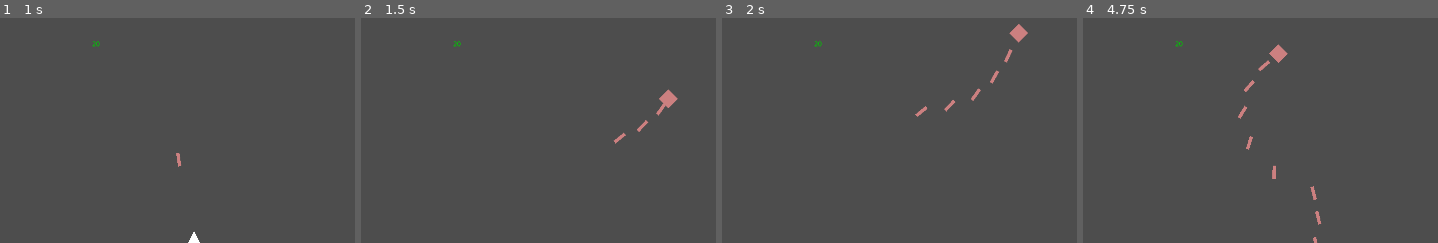
Above: before the commit, frames 1-4 (left to right).
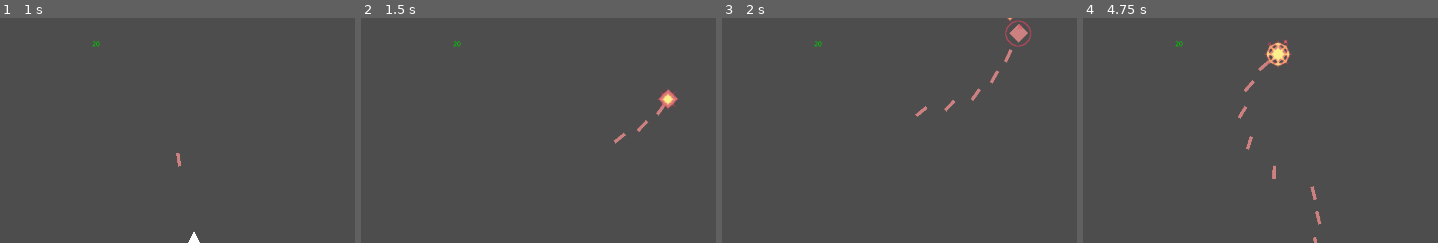
Above: after the commit, the same moments.

Repository: SytonK/DodgeMaster
Game: Godot game, scene res://src/levels/sandbox/sandbox.tscn
Two runs of this game, one before a commit and one after it. Both use one fixed random seed, a clock stepped at 60 frames per second and the inputs below. This scene is started directly instead of the project's main scene.
Inputs:
- Up to frame 1 (1 s): tap Enter at 0.5 s; hold Right (move_right) from 0.53 s (still down)
- Up to frame 2 (1.5 s): release Right (move_right) at 1.28 s; hold Down (move_down) from 1.28 s (still down)
- Up to frame 3 (2 s): keep holding Down (move_down)
- Up to frame 4 (4.75 s): release Down (move_down) at 2.03 s; hold Right (move_right) 2.03-2.78 s; hold Up (move_up) 2.78-3.53 s; hold Left (move_left) from 3.53 s (still down)
The pictures show only the part of the screen within x 42-92%, y 0-50%; the shares and areas given below are measured in that part.

Frame 1 is identical in both runs. In frame 2, 0.2% of the frame differs, in the area x 83-90%, y 31-41%; in frame 3, 0.2%; in frame 4, 0.5%, in the area x 50-59%, y 9-23%.

Commit message:
add tower fire bullet effect

Diff:
--- a/src/enemies/towers/target player tower/target_player_tower.gd
+++ b/src/enemies/towers/target player tower/target_player_tower.gd
@@ -33,6 +33,7 @@
 		0.8 - projectile.speed * SHOOT_COLOR_MODDLATE_FACTOR,
 		0.8 - projectile.speed * SHOOT_COLOR_MODDLATE_FACTOR)
 	projectile.max_distance_from_axis = max_distance_from_axis
+	animation_player.play('fire_bullet')
 
 
 func _on_set_disable(new_val: bool) -> void:
--- a/src/enemies/towers/target player tower/target_player_tower.tscn
+++ b/src/enemies/towers/target player tower/target_player_tower.tscn
@@ -6,6 +6,7 @@
 [ext_resource type="PackedScene" uid="uid://4nwv51twnheo" path="res://src/enemies attacks/projectiels/projectile.tscn" id="3_w3phn"]
 [ext_resource type="AudioStream" uid="uid://c27uq2oqxxumq" path="res://assets/sounds/sound effects/assemble.mp3" id="5_6yykq"]
 [ext_resource type="Texture2D" uid="uid://boaacnc3i3se5" path="res://assets/effects/build_tower_effect.png" id="6_vkqqo"]
+[ext_resource type="Texture2D" uid="uid://bkdg7i21gdt01" path="res://assets/effects/on_fire_animation.png" id="7_mb3p0"]
 
 [sub_resource type="RectangleShape2D" id="RectangleShape2D_53b61"]
 size = Vector2(32, 32)
@@ -17,26 +18,62 @@
 tracks/0/type = "value"
 tracks/0/imported = false
 tracks/0/enabled = true
-tracks/0/path = NodePath("EffectSprite:frame")
+tracks/0/path = NodePath("EffectSprite:texture")
 tracks/0/interp = 1
 tracks/0/loop_wrap = true
 tracks/0/keys = {
-"times": PackedFloat32Array(0, 0.05, 0.1, 0.15, 0.2, 0.25, 0.3, 0.35, 0.4, 0.45, 0.5, 0.55),
-"transitions": PackedFloat32Array(1, 1, 1, 1, 1, 1, 1, 1, 1, 1, 1, 1),
-"update": 1,
-"values": [0, 1, 2, 3, 4, 5, 6, 7, 8, 9, 10, 11]
+"times": PackedFloat32Array(0),
+"transitions": PackedFloat32Array(1),
+"update": 1,
+"values": [ExtResource("6_vkqqo")]
 }
 tracks/1/type = "value"
 tracks/1/imported = false
 tracks/1/enabled = true
-tracks/1/path = NodePath("EffectSprite:visible")
+tracks/1/path = NodePath("EffectSprite:frame")
 tracks/1/interp = 1
 tracks/1/loop_wrap = true
 tracks/1/keys = {
+"times": PackedFloat32Array(0, 0.05, 0.1, 0.15, 0.2, 0.25, 0.3, 0.35, 0.4, 0.45, 0.5, 0.55, 0.6),
+"transitions": PackedFloat32Array(1, 1, 1, 1, 1, 1, 1, 1, 1, 1, 1, 1, 1),
+"update": 1,
+"values": [0, 1, 2, 3, 4, 5, 6, 7, 8, 9, 10, 11, 0]
+}
+tracks/2/type = "value"
+tracks/2/imported = false
+tracks/2/enabled = true
+tracks/2/path = NodePath("EffectSprite:visible")
+tracks/2/interp = 1
+tracks/2/loop_wrap = true
+tracks/2/keys = {
 "times": PackedFloat32Array(0, 0.6),
 "transitions": PackedFloat32Array(1, 1),
 "update": 1,
 "values": [true, false]
+}
+tracks/3/type = "value"
+tracks/3/imported = false
+tracks/3/enabled = true
+tracks/3/path = NodePath("EffectSprite:vframes")
+tracks/3/interp = 1
+tracks/3/loop_wrap = true
+tracks/3/keys = {
+"times": PackedFloat32Array(0),
+"transitions": PackedFloat32Array(1),
+"update": 1,
+"values": [2]
+}
+tracks/4/type = "value"
+tracks/4/imported = false
+tracks/4/enabled = true
+tracks/4/path = NodePath("EffectSprite:hframes")
+tracks/4/interp = 1
+tracks/4/loop_wrap = true
+tracks/4/keys = {
+"times": PackedFloat32Array(0),
+"transitions": PackedFloat32Array(1),
+"update": 1,
+"values": [6]
 }
 
 [sub_resource type="Animation" id="Animation_y2jj7"]
@@ -53,11 +90,113 @@
 "update": 1,
 "values": [0]
 }
+tracks/1/type = "value"
+tracks/1/imported = false
+tracks/1/enabled = true
+tracks/1/path = NodePath("EffectSprite:texture")
+tracks/1/interp = 1
+tracks/1/loop_wrap = true
+tracks/1/keys = {
+"times": PackedFloat32Array(0),
+"transitions": PackedFloat32Array(1),
+"update": 1,
+"values": [ExtResource("6_vkqqo")]
+}
+tracks/2/type = "value"
+tracks/2/imported = false
+tracks/2/enabled = true
+tracks/2/path = NodePath("EffectSprite:vframes")
+tracks/2/interp = 1
+tracks/2/loop_wrap = true
+tracks/2/keys = {
+"times": PackedFloat32Array(0),
+"transitions": PackedFloat32Array(1),
+"update": 1,
+"values": [2]
+}
+tracks/3/type = "value"
+tracks/3/imported = false
+tracks/3/enabled = true
+tracks/3/path = NodePath("EffectSprite:hframes")
+tracks/3/interp = 1
+tracks/3/loop_wrap = true
+tracks/3/keys = {
+"times": PackedFloat32Array(0),
+"transitions": PackedFloat32Array(1),
+"update": 1,
+"values": [6]
+}
+
+[sub_resource type="Animation" id="Animation_cgg4n"]
+resource_name = "fire_bullet"
+length = 0.25
+step = 0.05
+tracks/0/type = "value"
+tracks/0/imported = false
+tracks/0/enabled = true
+tracks/0/path = NodePath("EffectSprite:texture")
+tracks/0/interp = 1
+tracks/0/loop_wrap = true
+tracks/0/keys = {
+"times": PackedFloat32Array(0),
+"transitions": PackedFloat32Array(1),
+"update": 1,
+"values": [ExtResource("7_mb3p0")]
+}
+tracks/1/type = "value"
+tracks/1/imported = false
+tracks/1/enabled = true
+tracks/1/path = NodePath("EffectSprite:frame")
+tracks/1/interp = 1
+tracks/1/loop_wrap = true
+tracks/1/keys = {
+"times": PackedFloat32Array(0, 0.05, 0.1, 0.15, 0.2, 0.25),
+"transitions": PackedFloat32Array(1, 1, 1, 1, 1, 1),
+"update": 1,
+"values": [0, 1, 2, 3, 4, 0]
+}
+tracks/2/type = "value"
+tracks/2/imported = false
+tracks/2/enabled = true
+tracks/2/path = NodePath("EffectSprite:visible")
+tracks/2/interp = 1
+tracks/2/loop_wrap = true
+tracks/2/keys = {
+"times": PackedFloat32Array(0, 0.25),
+"transitions": PackedFloat32Array(1, 1),
+"update": 1,
+"values": [true, false]
+}
+tracks/3/type = "value"
+tracks/3/imported = false
+tracks/3/enabled = true
+tracks/3/path = NodePath("EffectSprite:vframes")
+tracks/3/interp = 1
+tracks/3/loop_wrap = true
+tracks/3/keys = {
+"times": PackedFloat32Array(0),
+"transitions": PackedFloat32Array(1),
+"update": 1,
+"values": [1]
+}
+tracks/4/type = "value"
+tracks/4/imported = false
+tracks/4/enabled = true
+tracks/4/path = NodePath("EffectSprite:hframes")
+tracks/4/interp = 1
+tracks/4/loop_wrap = true
+tracks/4/keys = {
+"times": PackedFloat32Array(0),
+"transitions": PackedFloat32Array(1),
+"update": 1,
+"values": [5]
+}
 
 [sub_resource type="AnimationLibrary" id="AnimationLibrary_57lnu"]
 _data = {
 "RESET": SubResource("Animation_y2jj7"),
-"build_tower": SubResource("Animation_bbr2a")
+"build_tower": SubResource("Animation_bbr2a"),
+"fire_bullet": SubResource("Animation_cgg4n")
 }
 
 [node name="TargetPlayerTower" type="StaticBody2D"]
--- a/src/levels/level 1/level_1.tscn
+++ b/src/levels/level 1/level_1.tscn
@@ -8,7 +8,7 @@
 
 [node name="Level1" type="Node2D"]
 script = ExtResource("1_bmfno")
-level_times = Array[int]([3, 15, 15])
+level_times = Array[int]([15, 15, 20])
 
 [node name="TileMap" type="TileMap" parent="."]
 tile_set = ExtResource("2_2485q")
Binary file added: assets/effects/on_fire_animation.png
Not shown, added: assets/effects/on_fire_animation.png.import
Not shown: 1 places in src/enemies/towers/target player tower/target_player_tower.tscn that only renumber resources
